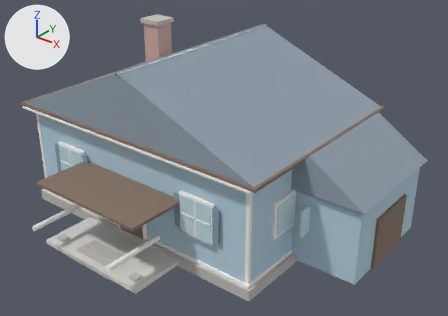
A saved change to the glTF model public/builder-assets/openlife/house_blue.glb.
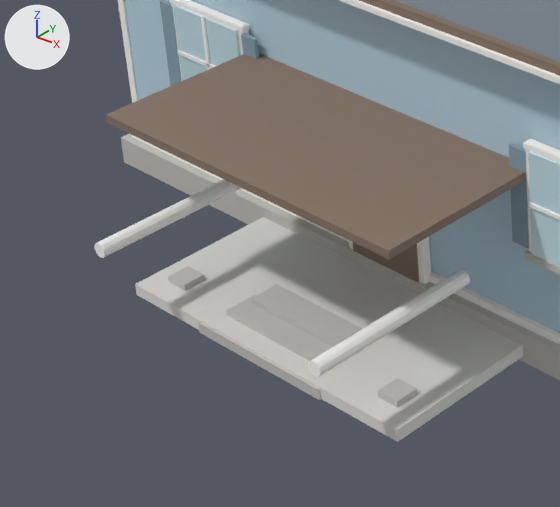
Each version is shown whole from a 50 mm lens placed at (16.45, -18.98, 14.36), pointed at (2.04, -0.97, 3.19), then close up on the part from 0% to 43% of the width and 45% to 100% of the height. Arrows for +X, +Y and +Z are at upper left; the lights stay in place. The last two pictures show the newer version.

Objects in the first close-up: 'p000', 'p001', 'p003', 'p004', 'p006', 'p007', 'p008', 'p009', 'p013', 'p014', 'p020', 'p028' and 19 more.
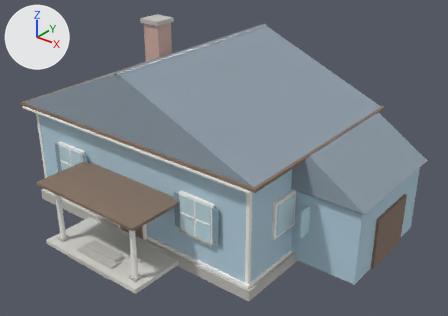
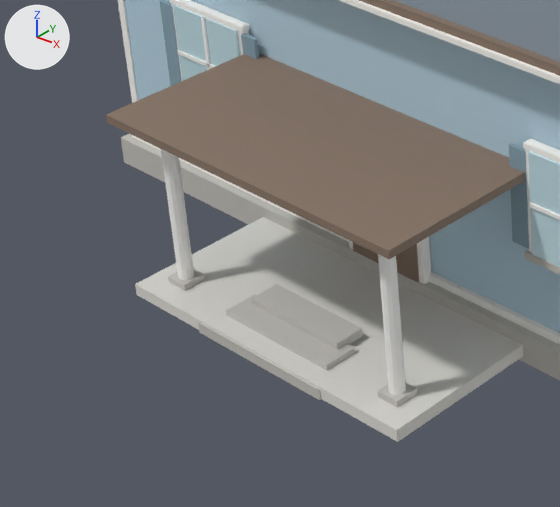
Boxes [x1, y1, x2, y2] around the edits, measured in the close-ups (560 x 507 px):
'p009', moved, turned: before [308, 269, 470, 377]; after [378, 254, 406, 395]
'p008', moved, turned: before [94, 180, 241, 258]; after [161, 149, 194, 280]

The change, as a list of edits to the scene's bpy script:
```text
Change ob_p008:
    ob_p008.location: (0.0, 0.0, 0.0) -> (0.0, -4.9, 7.7)
    ob_p008.rotation_euler: (0.0, 0.0, 0.0) -> (1.571, 0.0, 0.0)  # degrees (0, 0, 0) -> degrees (90, 0, 0)
Change ob_p009:
    ob_p009.location: (0.0, 0.0, 0.0) -> (0.0, -4.9, 7.7)
    ob_p009.rotation_euler: (0.0, 0.0, 0.0) -> (1.571, 0.0, 0.0)  # degrees (0, 0, 0) -> degrees (90, 0, 0)
```
